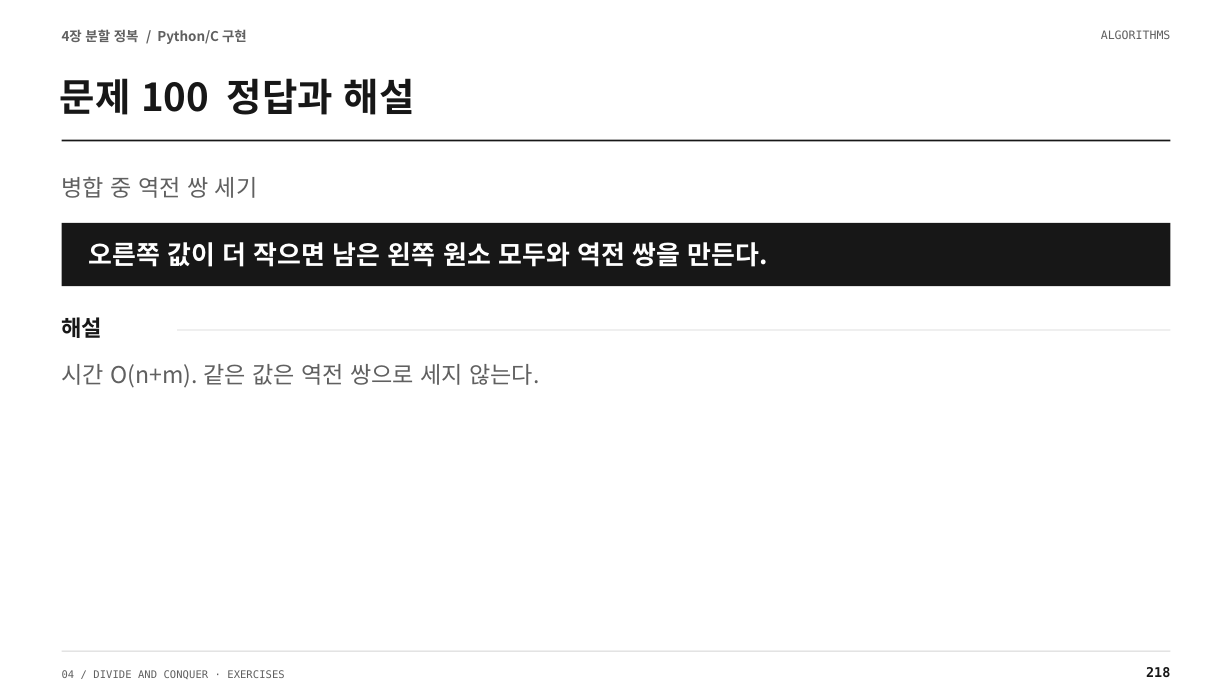
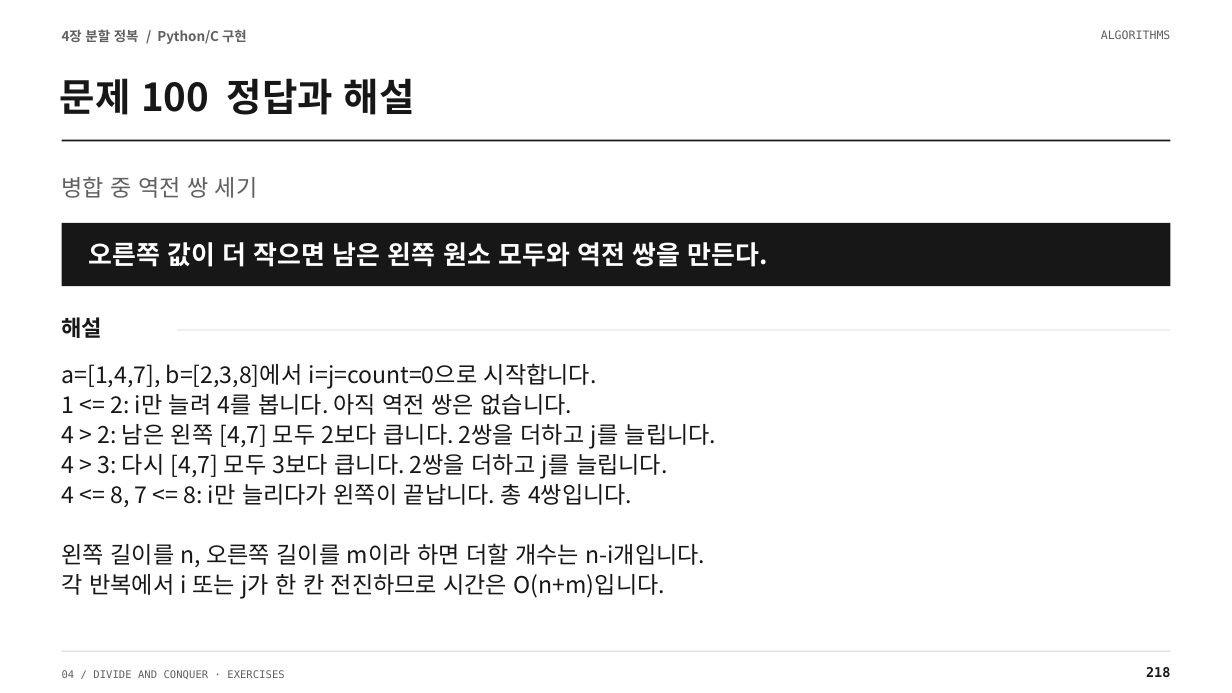
Before and after one commit to Sangdon-Park/Sangdon-Park.github.io, a slide deck: slide 218 of data/알고리즘/4장_연습문제_100문항_수업용.pptx. Drawn at 1232x693 pixels with LibreOffice and Linux fonts; fonts in the diff are those of the drawing. Boxes give left, top, right and bottom in pixels: in the first picture for what was removed or moved away, otherwise in the second. Text is boxed around its words. In the diff, an @@ line names an element or a change of style, - is before the commit and + after.

```diff
--- a/data/알고리즘/4장_연습문제_100문항_수업용.pptx
+++ b/data/알고리즘/4장_연습문제_100문항_수업용.pptx
@@ text at [62,363,716,598]: text changed; text colour #606060 to #171717 @@
-시간 O(n+m). 같은 값은 역전 쌍으로 세지 않는다.
+a=[1,4,7], b=[2,3,8]에서 i=j=count=0으로 시작합니다.
+1 <= 2: i만 늘려 4를 봅니다. 아직 역전 쌍은 없습니다.
+4 > 2: 남은 왼쪽 [4,7] 모두 2보다 큽니다. 2쌍을 더하고 j를 늘립니다.
+4 > 3: 다시 [4,7] 모두 3보다 큽니다. 2쌍을 더하고 j를 늘립니다.
+4 <= 8, 7 <= 8: i만 늘리다가 왼쪽이 끝납니다. 총 4쌍입니다.
+왼쪽 길이를 n, 오른쪽 길이를 m이라 하면 더할 개수는 n-i개입니다.
+각 반복에서 i 또는 j가 한 칸 전진하므로 시간은 O(n+m)입니다.
```
Also in this commit, not shown: 1 other slide changed, 25 other files.
